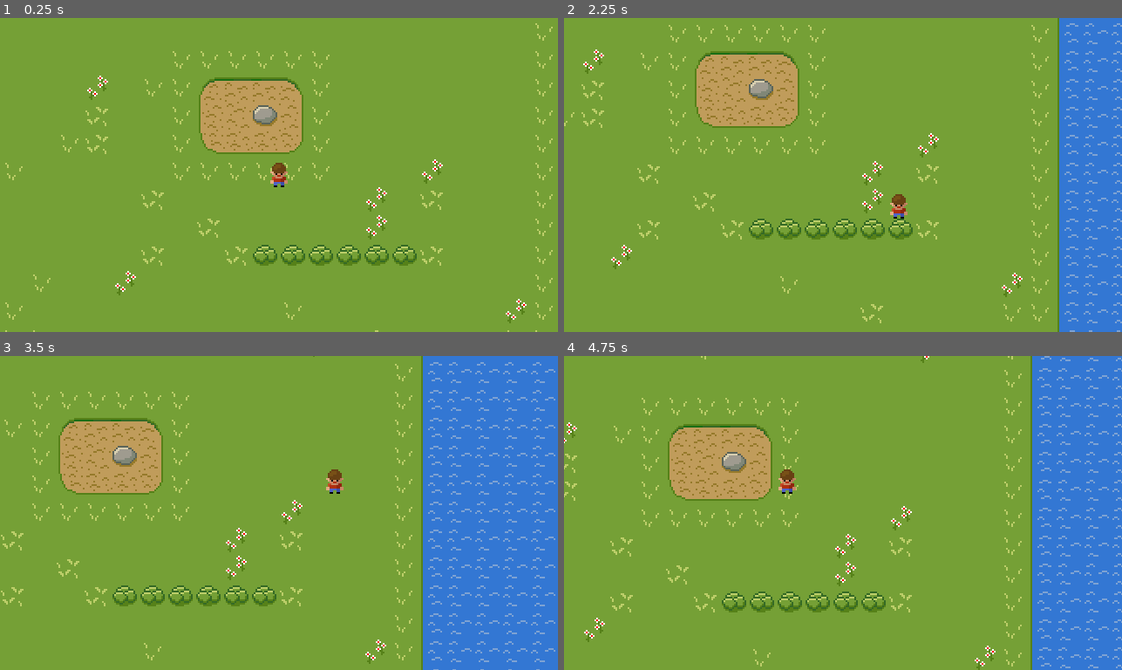
Above: before the commit, frames 1-4 (two rows, left to right).
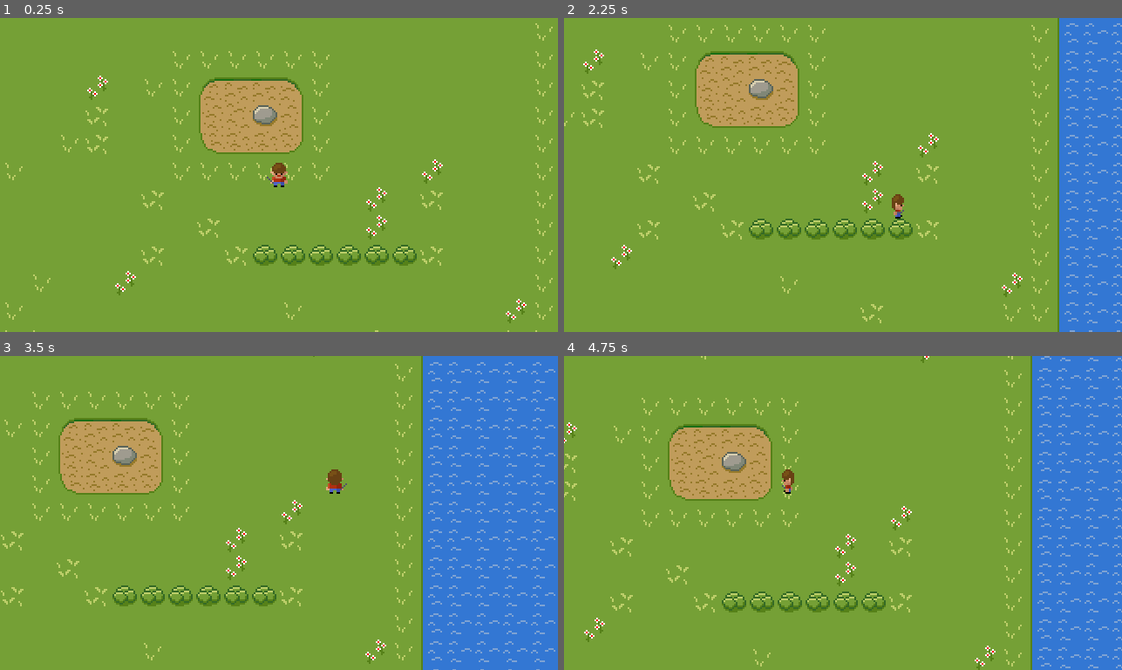
Above: after the commit, the same moments.

Repository: dgm9704/SimpleRPG
Game: Godot game, scene res://Scenes/Main.tscn
The game is run twice, just before and just after one commit, with the same random seed, the same clock (stepped at 60 frames per second) and the same inputs.
Inputs:
- Up to frame 1 (0.25 s): no input
- Up to frame 2 (2.25 s): tap Enter at 0.5 s; hold Right (ui_right) 0.53-1.28 s; hold Down (ui_down) 1.28-2.03 s; tap Space at 2 s; hold Right (ui_right) from 2.03 s (still down)
- Up to frame 3 (3.5 s): release Right (ui_right) at 2.78 s; hold Up (ui_up) from 2.78 s (still down)
- Up to frame 4 (4.75 s): release Up (ui_up) at 3.53 s; hold Left (ui_left) from 3.53 s (still down)

The runs differ from the first frame. In frame 1, less than 0.1% of the frame differs, in the area x 47-50%, y 50-53%; in frame 2, 0.1%, in the area x 58-62%, y 56-64%; in frame 3, less than 0.1%; in frame 4, 0.1%.

Commit message:
animation

Diff:
--- a/Entities/Player/Player.gd
+++ b/Entities/Player/Player.gd
@@ -2,6 +2,8 @@
 
 # Player movement speed
 export var speed = 75
+
+var last_direction = Vector2(0, 1)
 
 func _physics_process(delta):
 	# Get player input
@@ -16,3 +18,36 @@
 	# Apply movement
 	var movement = speed * direction * delta
 	move_and_collide(movement)
+
+	# Animate player based on direction
+	animates_player(direction)
+
+func animates_player(direction: Vector2):
+
+	if direction != Vector2.ZERO:
+		# gradually update last_direction to counteract the bounce of the analog stick
+		last_direction = 0.5 * last_direction + 0.5 * direction
+
+		# Choose walk animation based on movement direction
+		var animation = get_animation_direction(last_direction) + "_walk"
+
+		$Sprite.frames.set_animation_speed(animation, 2 + 8 * direction.length())
+
+		# Play the walk animation
+		$Sprite.play(animation)
+	else:
+		# Choose idle animation based on last movement direction and play it
+		var animation = get_animation_direction(last_direction) + "_idle"
+		$Sprite.play(animation)
+
+func get_animation_direction(direction: Vector2):
+	var norm_direction = direction.normalized()
+	if norm_direction.y >= 0.707:
+		return "down"
+	elif norm_direction.y <= -0.707:
+		return "up"
+	elif norm_direction.x <= -0.707:
+		return "left"
+	elif norm_direction.x >= 0.707:
+		return "right"
+	return "down"
--- a/Scenes/Main.tscn
+++ b/Scenes/Main.tscn
@@ -1,8 +1,122 @@
-[gd_scene load_steps=5 format=2]
+[gd_scene load_steps=37 format=2]
 
-[ext_resource path="res://Entities/Player/player.png" type="Texture" id=1]
+[ext_resource path="res://Entities/Player/player_down_idle_2.png" type="Texture" id=1]
 [ext_resource path="res://Entities/Player/Player.gd" type="Script" id=2]
 [ext_resource path="res://Tilesets/MapTileset.tres" type="TileSet" id=3]
+[ext_resource path="res://Entities/Player/player_down_idle_1.png" type="Texture" id=4]
+[ext_resource path="res://Entities/Player/player_down_attack_1.png" type="Texture" id=5]
+[ext_resource path="res://Entities/Player/player_down_attack_2.png" type="Texture" id=6]
+[ext_resource path="res://Entities/Player/player_down_fireball_1.png" type="Texture" id=7]
+[ext_resource path="res://Entities/Player/player_down_walk_1.png" type="Texture" id=8]
+[ext_resource path="res://Entities/Player/player_down_fireball_2.png" type="Texture" id=9]
+[ext_resource path="res://Entities/Player/player_down_walk_2.png" type="Texture" id=10]
+[ext_resource path="res://Entities/Player/player_left_idle_1.png" type="Texture" id=11]
+[ext_resource path="res://Entities/Player/player_left_attack_1.png" type="Texture" id=12]
+[ext_resource path="res://Entities/Player/player_left_attack_2.png" type="Texture" id=13]
+[ext_resource path="res://Entities/Player/player_left_walk_2.png" type="Texture" id=14]
+[ext_resource path="res://Entities/Player/player_right_attack_1.png" type="Texture" id=15]
+[ext_resource path="res://Entities/Player/player_right_attack_2.png" type="Texture" id=16]
+[ext_resource path="res://Entities/Player/player_right_fireball_2.png" type="Texture" id=17]
+[ext_resource path="res://Entities/Player/player_right_idle_1.png" type="Texture" id=18]
+[ext_resource path="res://Entities/Player/player_left_fireball_2.png" type="Texture" id=19]
+[ext_resource path="res://Entities/Player/player_left_idle_2.png" type="Texture" id=20]
+[ext_resource path="res://Entities/Player/player_left_fireball_1.png" type="Texture" id=21]
+[ext_resource path="res://Entities/Player/player_left_walk_1.png" type="Texture" id=22]
+[ext_resource path="res://Entities/Player/player_right_fireball_1.png" type="Texture" id=23]
+[ext_resource path="res://Entities/Player/player_right_walk_2.png" type="Texture" id=24]
+[ext_resource path="res://Entities/Player/player_up_attack_1.png" type="Texture" id=25]
+[ext_resource path="res://Entities/Player/player_right_idle_2.png" type="Texture" id=26]
+[ext_resource path="res://Entities/Player/player_up_attack_2.png" type="Texture" id=27]
+[ext_resource path="res://Entities/Player/player_right_walk_1.png" type="Texture" id=28]
+[ext_resource path="res://Entities/Player/player_up_idle_1.png" type="Texture" id=29]
+[ext_resource path="res://Entities/Player/player_up_fireball_2.png" type="Texture" id=30]
+[ext_resource path="res://Entities/Player/player_up_fireball_1.png" type="Texture" id=31]
+[ext_resource path="res://Entities/Player/player_up_idle_2.png" type="Texture" id=32]
+[ext_resource path="res://Entities/Player/player_up_walk_2.png" type="Texture" id=33]
+[ext_resource path="res://Entities/Player/player_up_walk_1.png" type="Texture" id=34]
+
+[sub_resource type="SpriteFrames" id=2]
+animations = [ {
+"frames": [ ExtResource( 4 ), ExtResource( 8 ), ExtResource( 4 ), ExtResource( 10 ) ],
+"loop": true,
+"name": "down_walk",
+"speed": 10.0
+}, {
+"frames": [ ExtResource( 18 ), ExtResource( 23 ), ExtResource( 17 ) ],
+"loop": true,
+"name": "right_fireball",
+"speed": 7.0
+}, {
+"frames": [ ExtResource( 18 ), ExtResource( 15 ), ExtResource( 16 ) ],
+"loop": true,
+"name": "right_attack",
+"speed": 7.0
+}, {
+"frames": [ ExtResource( 11 ), ExtResource( 21 ), ExtResource( 19 ) ],
+"loop": true,
+"name": "left_fireball",
+"speed": 7.0
+}, {
+"frames": [ ExtResource( 11 ), ExtResource( 22 ), ExtResource( 11 ), ExtResource( 14 ) ],
+"loop": true,
+"name": "left_walk",
+"speed": 10.0
+}, {
+"frames": [ ExtResource( 11 ), ExtResource( 20 ) ],
+"loop": true,
+"name": "left_idle",
+"speed": 1.0
+}, {
+"frames": [ ExtResource( 18 ), ExtResource( 28 ), ExtResource( 18 ), ExtResource( 24 ) ],
+"loop": true,
+"name": "right_walk",
+"speed": 10.0
+}, {
+"frames": [ ExtResource( 29 ), ExtResource( 25 ), ExtResource( 27 ) ],
+"loop": true,
+"name": "up_attack",
+"speed": 7.0
+}, {
+"frames": [ ExtResource( 29 ), ExtResource( 31 ), ExtResource( 30 ) ],
+"loop": true,
+"name": "up_fireball",
+"speed": 7.0
+}, {
+"frames": [ ExtResource( 4 ), ExtResource( 1 ) ],
+"loop": true,
+"name": "down_idle",
+"speed": 1.0
+}, {
+"frames": [ ExtResource( 29 ), ExtResource( 34 ), ExtResource( 29 ), ExtResource( 33 ) ],
+"loop": true,
+"name": "up_walk",
+"speed": 10.0
+}, {
+"frames": [ ExtResource( 29 ), ExtResource( 32 ) ],
+"loop": true,
+"name": "up_idle",
+"speed": 1.0
+}, {
+"frames": [ ExtResource( 4 ), ExtResource( 5 ), ExtResource( 6 ) ],
+"loop": true,
+"name": "down_attack",
+"speed": 7.0
+}, {
+"frames": [ ExtResource( 18 ), ExtResource( 26 ) ],
+"loop": true,
+"name": "right_idle",
+"speed": 1.0
+}, {
+"frames": [ ExtResource( 4 ), ExtResource( 7 ), ExtResource( 9 ) ],
+"loop": true,
+"name": "down_fireball",
+"speed": 7.0
+}, {
+"frames": [ ExtResource( 11 ), ExtResource( 12 ), ExtResource( 13 ) ],
+"loop": true,
+"name": "left_attack",
+"speed": 7.0
+} ]
 
 [sub_resource type="RectangleShape2D" id=1]
 extents = Vector2( 5, 7 )
@@ -14,8 +128,10 @@
 z_index = 1
 script = ExtResource( 2 )
 
-[node name="Sprite" type="Sprite" parent="Player"]
-texture = ExtResource( 1 )
+[node name="Sprite" type="AnimatedSprite" parent="Player"]
+frames = SubResource( 2 )
+animation = "down_idle"
+playing = true
 
 [node name="CollisionShape2D" type="CollisionShape2D" parent="Player"]
 shape = SubResource( 1 )
Binary file removed: Entities/Player/player.png
Binary file added: Entities/Player/player_down_attack_1.png
Not shown, added: Entities/Player/player_down_attack_1.png.import
Binary file added: Entities/Player/player_down_attack_2.png
Not shown, added: Entities/Player/player_down_attack_2.png.import
Binary file added: Entities/Player/player_down_fireball_1.png
Not shown, added: Entities/Player/player_down_fireball_1.png.import
Binary file added: Entities/Player/player_down_fireball_2.png
Not shown, added: Entities/Player/player_down_fireball_2.png.import
Binary file added: Entities/Player/player_down_idle_1.png
Not shown, added: Entities/Player/player_down_idle_1.png.import
Binary file added: Entities/Player/player_down_idle_2.png
(and 54 more such lines)
